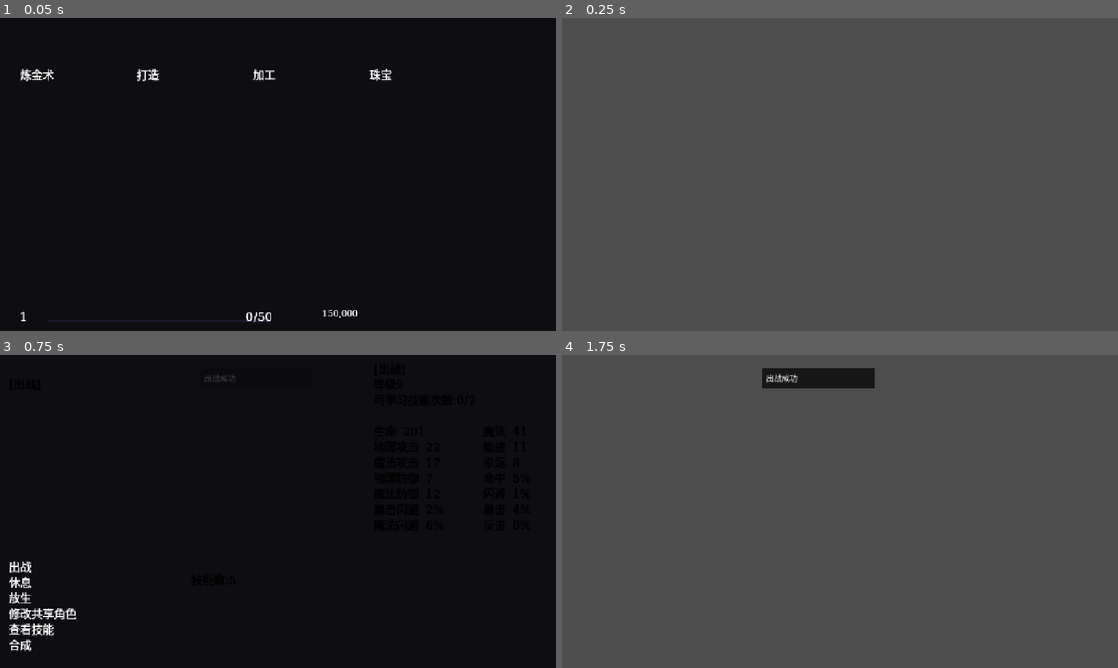
Above: before the commit, frames 1-4 (two rows, left to right).
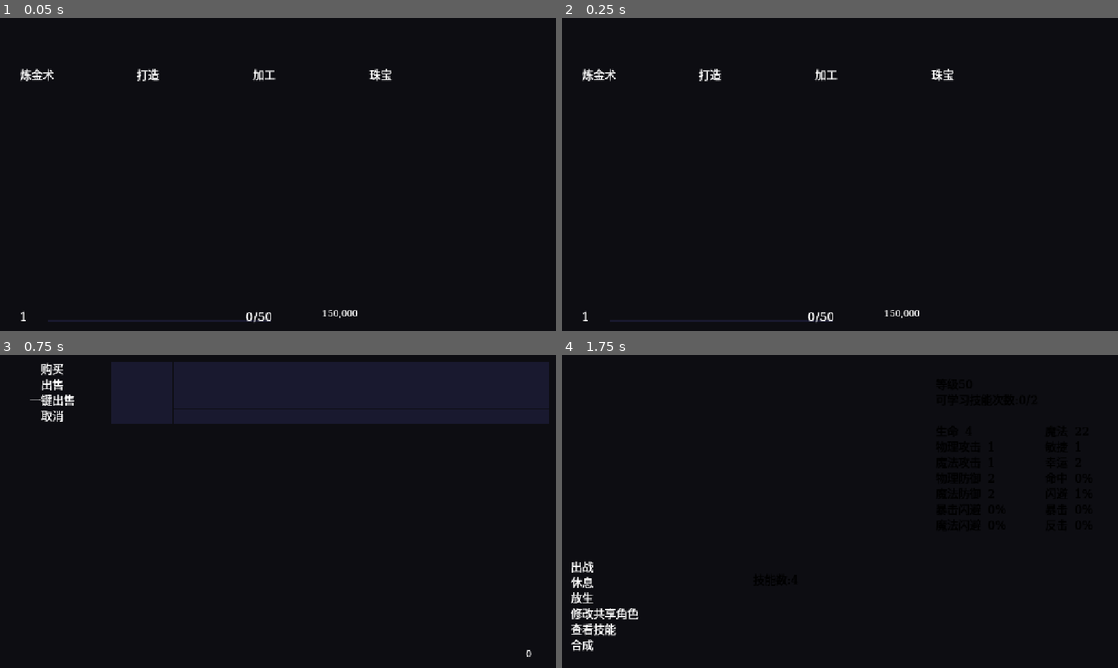
Above: after the commit, the same moments.

Repository: luiluu/PlayAgain-xiyou-godot
Game: Godot game, scene res://tests/xiyou_system_evidence.tscn
The game is run twice, just before and just after one commit, with the same random seed, the same clock (stepped at 60 frames per second) and the same inputs. This scene is started directly instead of the project's main scene.
Inputs (mouse positions are in pixels of both pictures, inside the frame that each line leads up to):
- Up to frame 1 (0.05 s): no input
- Up to frame 2 (0.25 s): no input
- Up to frame 3 (0.75 s): tap Enter (ui_accept) at 0.5 s; move the mouse to (400, 495) at 0.52 s; hold Right (ui_right) from 0.53 s (still down); tap Keypad Enter at 0.6 s; click (400, 495) at 0.67 s
- Up to frame 4 (1.75 s): tap Enter (ui_accept) at 0.77 s; release Right (ui_right) at 1.25 s; drag from (840, 511) to (812, 574) at 1.27 s

Frame 1 is identical in both runs. In frame 2, 100% of the frame differs, in the area x 0-100%, y 0-100%; in frame 3, 17%; in frame 4, 99%.
Error in both runs: Trying to return a value of type "Nil" from a function whose return type is "Dictionary". (res://modes/xiyou/core/xdb.gd:39)

Commit message:
宠物页：状态窗按 MV 窗口层像素挖掉被技能／喂养／共享角色／合成窗盖住的部分；底部指令进子窗后保留非活动光标
成对截图查出：合成窗 (y584) 打开时原版把状态窗技能行截到半截，Godot 只过滤整行且漏了合成窗与共享角色窗；
原版进喂养／合成等子窗只 deactivate，底部指令光标仍在，Godot 不画。取证场景改按物理帧等开合，15/15；
pets 27/27、pet_synth 23/23。原版夹具固定 Math.random=0.5，法宝页另记战力（关区域加成后原版 646＝Godot 646）。

执行者: Claude（八戒）
核查: 待Codex

Co-Authored-By: Claude Opus 5.5 <noreply@anthropic.com>

Diff:
--- a/03_再刷重制_Godot/01_Godot工程/modes/xiyou/ui/pets.gd
+++ b/03_再刷重制_Godot/01_Godot工程/modes/xiyou/ui/pets.gd
@@ -65,6 +65,7 @@
 var _sprite_tex: Texture2D
 var _sprite_sv := false
 var _frame := 0
+var status_cover := -1.0      # 状态窗内容被挖掉的起点（画面 y）；没有窗口盖住时为 720
 
 
 func _ready() -> void:
@@ -97,6 +98,23 @@
 	_frame += 1
 	if _sprite_tex != null and _sprite_sv and _frame % 12 == 0:
 		status_win.canvas.queue_redraw()
+	_clip_status()
+
+
+## MV WindowLayer：后建的技能列表／喂养列表／共享角色窗／合成窗把自己的范围从状态窗里挖掉（随开合从窗口中线上下展开），
+## 按像素截：合成窗 y 584 时「技能数」下第二行只剩上半截（八戒_63 成对截图核对）
+func _clip_status() -> void:
+	var cover := STATUS_RECT.end.y
+	for w in [skill_win, team_win, feed_win, syn_win]:
+		if w.openness > 0:
+			cover = minf(cover, w.position.y + w.size.y / 2.0 * (1.0 - w.openness / 255.0))
+	if cover == status_cover:
+		return
+	status_cover = cover
+	var c := status_win.canvas
+	var h := maxf(0.0, cover - status_win.position.y - c.position.y)
+	RenderingServer.canvas_item_set_custom_rect(c.get_canvas_item(), true, Rect2(-c.position, Vector2(c.size.x + 2 * c.position.x, h + c.position.y)))
+	RenderingServer.canvas_item_set_clip(c.get_canvas_item(), true)
 
 
 # ---- 数据 ----
@@ -210,11 +228,8 @@
 			scale = CW / src.size.x / 2.0
 		var sz := src.size * scale
 		c.draw_texture_rect_region(_sprite_tex, Rect2(center - sz / 2.0, sz), src)
-	# 技能列表打开时 MV WindowLayer 把它的范围从状态窗里挖掉（y 540 以下）
-	var ops := _status_ops
-	if skill_win.openness > 0 or feed_win.openness > 0:
-		ops = ops.filter(func(o): return STATUS_RECT.position.y + XMVWindow.PADDING + float(o[3]) + LH <= SKILL_RECT.position.y + 4)
-	_paint_ops(c, ops)
+	# 被后建窗口盖住的部分由 _clip_status 截掉
+	_paint_ops(c, _status_ops)
 
 
 static func _paint_ops(c: XMVCanvas, ops: Array) -> void:
@@ -225,9 +240,10 @@
 			c.text(o[1], o[2], o[3], o[4], o[6], o[8], int(o[7]), o[5])
 
 
+## 进技能／喂养／合成／共享角色时原版只 deactivate（不 select(-1)），光标留着不闪；回目录（onCancel）才清掉
 func _paint_bottom(c: XMVCanvas) -> void:
-	if mode == "bottom" and cmd >= cmd_top and cmd < cmd_top + BOTTOM_ROWS:
-		c.cursor(Rect2(0, (cmd - cmd_top) * LH, c.size.x, LH), true)
+	if cmd >= cmd_top and cmd < cmd_top + BOTTOM_ROWS:
+		c.cursor(Rect2(0, (cmd - cmd_top) * LH, c.size.x, LH), mode == "bottom")
 	for i in range(cmd_top, mini(cmd_top + BOTTOM_ROWS, COMMANDS.size())):
 		c.text(COMMANDS[i][0], 6, (i - cmd_top) * LH, c.size.x - 12)
 
--- a/03_再刷重制_Godot/01_Godot工程/tests/xiyou_system_evidence.gd
+++ b/03_再刷重制_Godot/01_Godot工程/tests/xiyou_system_evidence.gd
@@ -37,7 +37,10 @@
 
 ## 截图与读数：wins 为 {名: 窗口}，记矩形、可见与开合
 func shot(name: String, wins: Dictionary, extra := {}) -> void:
-	await frames(12)
+	# 窗口开合在 _physics_process 里每帧 ±32：按物理帧等开合走完
+	for i in 20:
+		await get_tree().physics_frame
+	await frames(2)
 	if out_dir == "" or DisplayServer.get_name() == "headless":
 		return
 	var data := {"shot": name, "windows": {}, "extra": extra}
@@ -52,6 +55,10 @@
 
 
 func _run() -> void:
+	# 设置用内存默认值（不读本机开发档的 options.json，免得「战力显示」等开关跟着开发者的设置变）
+	XSave.dir_override = "user://test_system_evidence"
+	XConfig._loaded_path = "<unloaded>"
+	check("power_line_default_on", XPower.enabled())
 	await _crafting()
 	await _magic_level()
 	await _pets()
@@ -109,6 +116,8 @@
 	shop.queue_free()
 	await frames()
 	var a := s.actor(1)
+	XPower.clear_cache()
+	var bare: float = XPower.actor(a, true).total
 	var inst := XGear.create("armor", 13, s)
 	s.register_gear(inst)
 	a.equips[12] = inst
@@ -119,7 +128,10 @@
 	eq._slot = 12
 	eq._refresh()
 	check("magic_equip_slot", eq._mode == "slot" and eq._slot_item() == inst, [eq._mode])
-	await shot("magic_equip_slot", {"cmd": eq.cmd_win, "status": eq.status_win, "list": eq.list_win, "lower": eq.lower_win})
+	XPower.clear_cache()
+	await shot("magic_equip_slot", {"cmd": eq.cmd_win, "status": eq.status_win, "list": eq.list_win, "lower": eq.lower_win},
+		{"power": {"bare": bare, "equipped": XPower.actor(a, true).total, "equipment": XPower.equipment(inst).total},
+			"armor": {"upgradeSlots": inst.get("upgradeSlots"), "augmentSlots": inst.get("augmentSlots")}})
 	eq.queue_free()
 	await frames()
 	a.equips[12] = {}
@@ -180,20 +192,29 @@
 	await frames()
 	page.select(2)
 	page.ok()
-	page.cmd = 6
-	page.ok()
-	check("pet_feed_mode", page.mode == "feed", page.mode)
+	for i in 6:
+		page._move(1, false)
+	page.ok()
+	check("pet_feed_mode", page.mode == "feed" and page.cmd == 6 and page.cmd_top == 1, [page.mode, page.cmd, page.cmd_top])
 	await shot("pet_feed", _pet_wins(page))
+	check("pet_feed_status_clip", page.status_cover == 540.0, page.status_cover)
 	page.cancel()
 	await frames()
 	page.cancel()
 	await frames()
 	page.select(0)
 	page.ok()
-	page.cmd = 5
-	page.ok()
-	check("pet_synth_mode", page.mode == "syn", page.mode)
+	for i in 5:
+		page._move(1, false)
+	page.ok()
+	check("pet_synth_mode", page.mode == "syn" and page.cmd == 5, [page.mode, page.cmd])
 	await shot("pet_synth", _pet_wins(page))
+	check("pet_synth_status_clip", page.status_cover == 584.0, page.status_cover)
+	page.cancel()
+	for i in 20:
+		await get_tree().physics_frame
+	await frames(2)
+	check("pet_closed_status_unclipped", page.status_cover == 720.0 and page.mode == "bottom", [page.status_cover, page.mode])
 	page.queue_free()
 	await frames()
 
